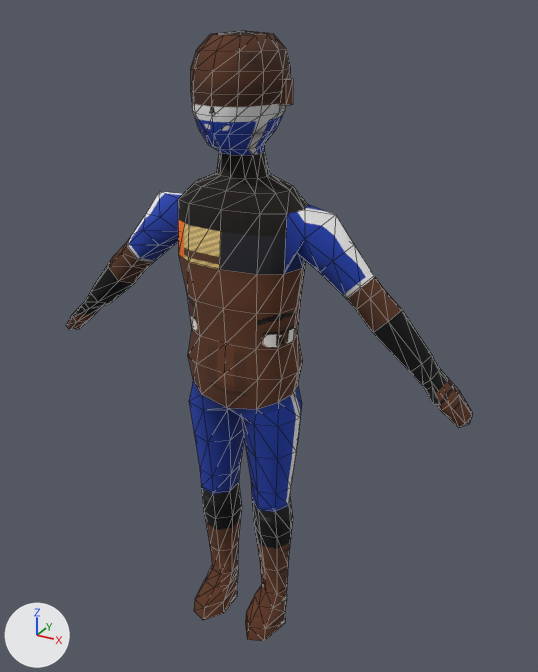
Before and after pictures for a commit that changed the glTF model modelos/piloto_h02.glb.
Camera for both pictures: a 50 mm camera at (1.044, -1.745, 1.915) aimed at (0.051, 0.06, 1.013). Arrows for +X, +Y and +Z are at lower left; the lights stay in place. The first picture is the older version. Mesh edges are drawn as thin lines. Vertices at exactly the same position are counted once.

The first picture shows 'piloto_h02'.
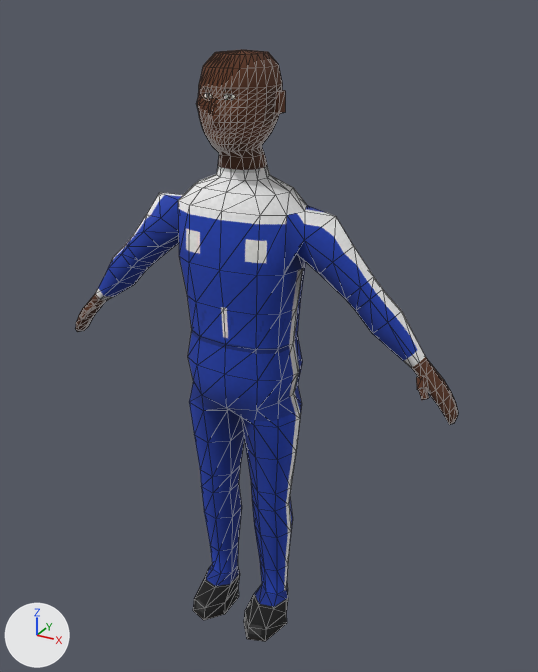
Pixel boxes (x1, y1, x2, y2) of what changed, in the pictures (538 x 672 px; the box of a moved part takes in the faces that stretch with it):
'piloto_h02', reshaped
    before: (66, 30, 472, 641)
    after: (75, 50, 458, 641)
part 1 of me_piloto_h02, cut back
    before: (191, 30, 293, 178)
    after: (196, 50, 286, 180)
part 2 of me_piloto_h02, moved or reshaped
    before: (374, 310, 472, 427)
    after: (373, 311, 458, 425)
part 3 of me_piloto_h02, moved or reshaped
    before: (66, 258, 134, 330)
    after: (75, 263, 134, 332)
part 4 of me_piloto_h02, surface changed
    before: (72, 155, 459, 641)
    after: (84, 146, 444, 641)

Patch to the scene script:
```diff
--- a/modelos/piloto_h02.glb.py
+++ b/modelos/piloto_h02.glb.py
@@ me_piloto_h02 @@
 # used by ob_piloto_h02; location = (0.0, 0.0, 0.0)
-me_piloto_h02.from_pydata(...)  # 473 vertices, 922 faces; spans x -0.69..0.69, y -0.15..0.14, z 0.0..1.86
+me_piloto_h02.from_pydata(...)  # 745 vertices, 1462 faces; spans x -0.65..0.65, y -0.15..0.12, z 0.0..1.82
+# me_piloto_h02 part 1: 27 vertices moved from x -0.12..0.12, y -0.07..0.14, z 1.59..1.82 to x -0.12..0.12, y 0.0..0.1, z 1.58..1.72; 78 vertices removed from x -0.14..0.14, y -0.15..0.1, z 1.57..1.86; 302 vertices added at x -0.12..0.12, y -0.14..0.12, z 1.56..1.82
+# me_piloto_h02 part 2: 18 vertices moved from x 0.51..0.65, y -0.05..0.05, z 0.95..1.09 to x 0.52..0.6, y -0.04..0.04, z 0.99..1.08; 11 vertices removed from x 0.57..0.69, y -0.08..0.04, z 0.91..1.03; 35 vertices added at x 0.54..0.65, y -0.07..0.03, z 0.91..1.05
+# me_piloto_h02 part 3: 18 vertices moved from x -0.65..-0.51, y -0.05..0.05, z 0.95..1.09 to x -0.6..-0.52, y -0.04..0.04, z 0.99..1.08; 11 vertices removed from x -0.69..-0.57, y -0.08..0.04, z 0.91..1.03; 35 vertices added at x -0.65..-0.54, y -0.07..0.03, z 0.91..1.05
+# me_piloto_h02 part 4: 683 kept faces spanning x -0.6..0.6, y -0.15..0.12, z 0.0..1.66 get new texture (UV) coordinates
 me_piloto_h02.materials.append(mat_piloto_h02)
```
